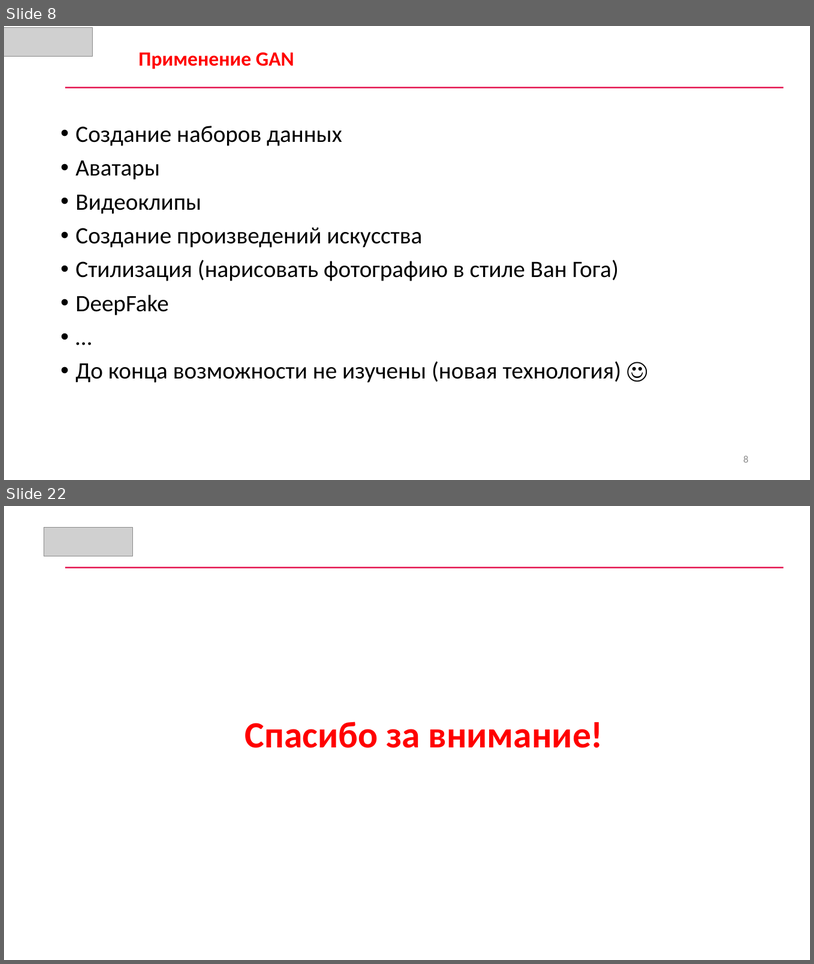
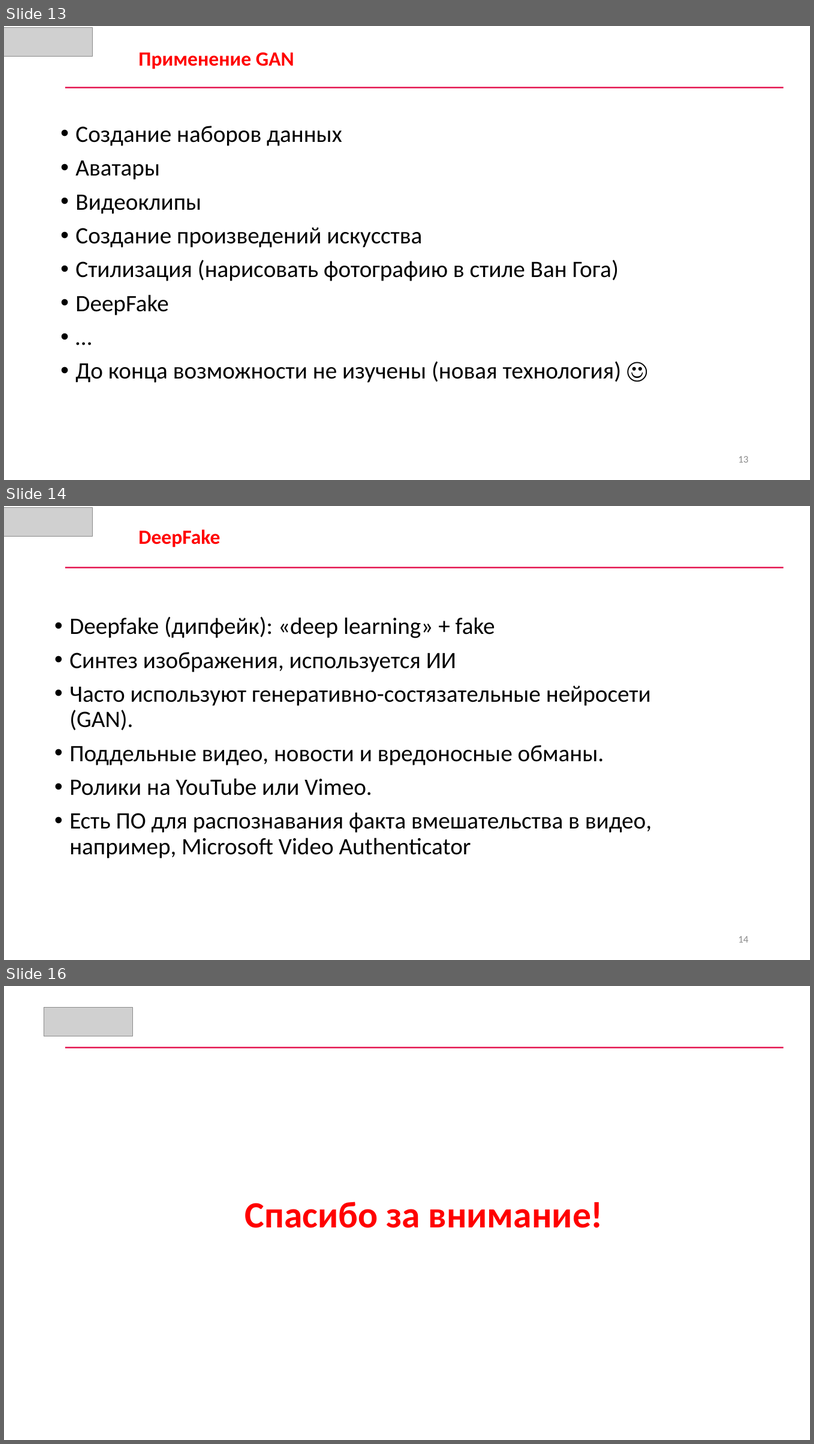
Before and after one commit to CyberLympha/AI-for-IS-Course, a slide deck: Лекции/Состязательные модели в ИБ.pptx. Shown one above the other, each under a label of ours: slides 8 and 22 before the commit, slides 13, 14 and 16 after it; the slides between them are not shown. The pictures are 814x964 and 814x1444 pixels, drawn with LibreOffice and Linux fonts; fonts in the diff are those of the drawing; grey boxes stand for pictures. Boxes give left, top, right and bottom in pixels: in the first picture for what was removed or moved away, otherwise in the second. Text is boxed around its words. In the diff, an @@ line names an element or a change of style, - is before the commit and + after.

```diff
--- a/Лекции/Состязательные модели в ИБ.pptx
+++ b/Лекции/Состязательные модели в ИБ.pptx
@@ slide 14 added at [4,506,810,960], background #FFFFFF @@
@@ picture added at [4,508,93,537] @@
@@ text added at [138,529,220,547], 24 pt, text #FF0000, bold @@
+DeepFake
@@ rectangle added at [65,567,784,568], fill #E20443 @@
@@ text added at [69,616,652,858], 28 pt, text #000000 @@
+• Deepfake (дипфейк): «deep learning» + fake
+• Синтез изображения, используется ИИ
+• Часто используют генеративно-состязательные нейросети (GAN).
+• Поддельные видео, новости и вредоносные обманы.
+• Ролики на YouTube или Vimeo.
+• Есть ПО для распознавания факта вмешательства в видео, например, Microsoft Video Authenticator
@@ page number added at [738,936,749,942], 12 pt, text #8C8C8C @@
+14
@@ what was slide 8 is now slide 13 @@
@@ page number at [738,456,749,462]: text changed @@
-8
+13
@@ what was slide 22 is now slide 16 @@
```
Also in this commit, not shown: 7 slides changed, 5 other slides added, 12 slides removed, 5 other files.
